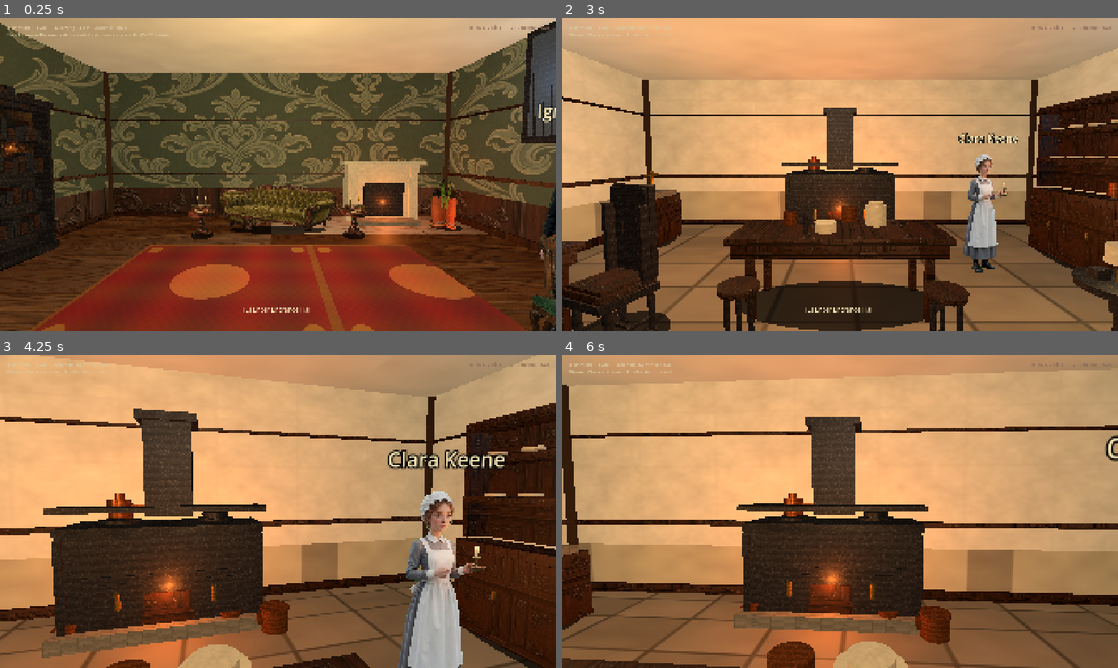
Above: before the commit, frames 1-4 (two rows, left to right).
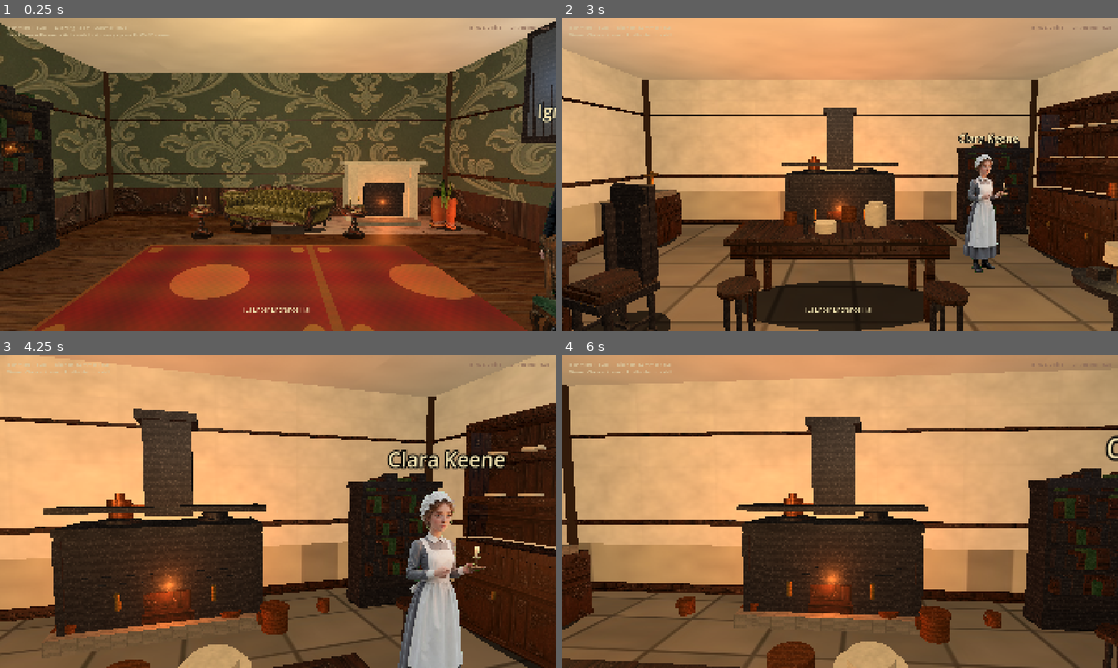
Above: after the commit, the same moments.

Repository: drakewing-eng/aetheric-engine
Game: Godot game, scene res://scenes/fps_main.tscn
Two runs of this game, one before a commit and one after it. Both use one fixed random seed, a clock stepped at 60 frames per second and the inputs below.
Inputs (mouse positions are in pixels of both pictures, inside the frame that each line leads up to):
- Up to frame 1 (0.25 s): no input
- Up to frame 2 (3 s): tap Enter at 0.5 s; move the mouse to (867, 174) at 0.52 s; hold E (interact) 0.53-1.28 s; hold W (move_forward) from 0.53 s (still down); click (867, 174) at 0.67 s; move the mouse to (812, 174) at 1.27 s; tap E (interact) at 1.35, 2, 2.85 s; move the mouse to (851, 168) at 2.02 s; hold E (interact) 2.03-2.78 s; move the mouse to (834, 180) at 2.77 s; click (834, 180) at 2.92 s
- Up to frame 3 (4.25 s): keep holding W (move_forward); move the mouse to (316, 514) at 3.52 s; hold E (interact) from 3.53 s (still down)
- Up to frame 4 (6 s): tap Enter at 4.25 s; move the mouse to (795, 508) at 4.27 s; release E (interact) at 4.28 s; tap E (interact) at 4.35, 5.85 s; tap Space at 5 s; move the mouse to (845, 511) at 5.02 s; hold E (interact) 5.03-5.78 s; click (845, 511) at 5.17 s; move the mouse to (817, 505) at 5.77 s; release W (move_forward) at 5.78 s; hold D (move_right) from 5.78 s (still down)

The runs differ from the first frame. In frame 1, 0.1% of the frame differs, in the area x 0-8%, y 24-68%; in frame 2, 3.3%; in frame 3, 7.8%; in frame 4, 11%, in the area x 20-100%, y 36-100%.

Commit message:
visual loop 3: mesh plants sphere canopy, tool rack tools, morning+kitchen density, iron/leaf mat fix

Diff:
--- a/aetheric-engine-godot/scripts/fps_props.gd
+++ b/aetheric-engine-godot/scripts/fps_props.gd
@@ -566,14 +566,33 @@
 	return root
 
 static func _make_tool_rack(_prop: Dictionary) -> Node3D:
+	## Wall rack with hanging hammers, wrenches, tongs — not bare iron bars.
 	var root := Node3D.new()
 	root.name = "ToolRack"
-	_add_box(root, Vector3(0, 1.1, 0), Vector3(1.4, 0.08, 0.12), MAHOGANY_DARK, true, 0.5)
-	_add_box(root, Vector3(0, 0.5, 0), Vector3(1.4, 0.08, 0.12), MAHOGANY_DARK, true, 0.5)
-	for i in 5:
-		var x := -0.5 + i * 0.25
-		_add_box(root, Vector3(x, 0.85, 0.02), Vector3(0.04, 0.55, 0.04), IRON, false, 0.4)
-		_add_box(root, Vector3(x, 1.15, 0.05), Vector3(0.08, 0.04, 0.18), IRON.lightened(0.1), false, 0.4)
+	_add_box(root, Vector3(0, 1.35, 0), Vector3(1.55, 0.1, 0.1), MAHOGANY_DARK, true, 0.5)
+	_add_box(root, Vector3(0, 0.55, 0), Vector3(1.55, 0.08, 0.1), MAHOGANY_DARK, true, 0.5)
+	_add_box(root, Vector3(-0.72, 0.95, 0), Vector3(0.08, 0.9, 0.08), MAHOGANY, true, 0.5)
+	_add_box(root, Vector3(0.72, 0.95, 0), Vector3(0.08, 0.9, 0.08), MAHOGANY, true, 0.5)
+	# Pegs + tools
+	for i in 6:
+		var x := -0.55 + i * 0.22
+		_add_cylinder(root, Vector3(x, 1.28, 0.08), 0.015, 0.1, OAK, false, 0.55)
+		# tool shaft
+		_add_box(root, Vector3(x, 0.95, 0.1), Vector3(0.035, 0.55, 0.035), Color(0.25, 0.18, 0.1), false, 0.55)
+		# tool head (alternate hammer / wrench / tongs silhouette)
+		if i % 3 == 0:
+			_add_box(root, Vector3(x, 0.68, 0.12), Vector3(0.16, 0.08, 0.08), IRON, false, 0.4)
+		elif i % 3 == 1:
+			_add_box(root, Vector3(x, 0.7, 0.14), Vector3(0.12, 0.05, 0.18), IRON.lightened(0.08), false, 0.4)
+			_add_box(root, Vector3(x + 0.04, 0.66, 0.2), Vector3(0.04, 0.1, 0.04), IRON, false, 0.4)
+		else:
+			_add_box(root, Vector3(x, 0.72, 0.12), Vector3(0.08, 0.04, 0.14), IRON, false, 0.4)
+			_add_box(root, Vector3(x - 0.05, 0.68, 0.18), Vector3(0.04, 0.08, 0.04), IRON, false, 0.4)
+			_add_box(root, Vector3(x + 0.05, 0.68, 0.18), Vector3(0.04, 0.08, 0.04), IRON, false, 0.4)
+	# Lower shelf with spare bolts / copper bits
+	_add_cylinder(root, Vector3(-0.35, 0.62, 0.08), 0.04, 0.08, COPPER, false, 0.35, true)
+	_add_cylinder(root, Vector3(-0.2, 0.62, 0.08), 0.035, 0.07, BRASS, false, 0.3, true)
+	_add_box(root, Vector3(0.25, 0.62, 0.08), Vector3(0.2, 0.04, 0.1), IRON, false, 0.45)
 	return root
 
 static func _make_crate(prop: Dictionary) -> Node3D:
@@ -689,28 +708,56 @@
 	root.name = "Plant"
 	var scale: float = prop.get("scale", 1.0)
 	var tall: bool = prop.get("tall", false)
-	# Terracotta pot with rim
+	# Leaf palette biased so auto-mat never picks iron/velvet
+	var leaf_a := Color(0.28, 0.48, 0.22)
+	var leaf_b := Color(0.2, 0.38, 0.16)
+	var leaf_c := Color(0.34, 0.52, 0.26)
+	var stem_col := Color(0.22, 0.32, 0.14)
+	# Terracotta pot with rim + soil
 	_add_cylinder(root, Vector3(0, 0.2 * scale, 0), 0.2 * scale, 0.36 * scale, CLAY, true, 0.72)
 	_add_cylinder(root, Vector3(0, 0.38 * scale, 0), 0.24 * scale, 0.05 * scale, CLAY.lightened(0.12), false, 0.7)
 	_add_cylinder(root, Vector3(0, 0.4 * scale, 0), 0.18 * scale, 0.04 * scale, Color(0.18, 0.12, 0.07), false)
 	# Stem
 	var stem_h := 0.55 * scale if tall else 0.28 * scale
-	_add_cylinder(root, Vector3(0, 0.42 * scale + stem_h * 0.5, 0), 0.03 * scale, stem_h, LEAF_DARK, false, 0.85)
-	# Canopy of overlapping leaf blobs at varied offsets
+	_add_cylinder(root, Vector3(0, 0.42 * scale + stem_h * 0.5, 0), 0.028 * scale, stem_h, stem_col, false, 0.9)
+	# Canopy: many small spheres/disks at offsets (bushier, less “stacked can”)
 	var base_y := 0.55 * scale + stem_h * 0.55
 	var blobs: Array = [
-		[Vector3(0, base_y, 0), 0.32 * scale, 0.38 * scale, LEAF],
-		[Vector3(0.16 * scale, base_y + 0.08 * scale, 0.05 * scale), 0.22 * scale, 0.28 * scale, LEAF_DARK],
-		[Vector3(-0.14 * scale, base_y + 0.05 * scale, -0.1 * scale), 0.2 * scale, 0.26 * scale, LEAF.lightened(0.08)],
-		[Vector3(0.05 * scale, base_y + 0.18 * scale, -0.08 * scale), 0.18 * scale, 0.22 * scale, LEAF],
-		[Vector3(-0.08 * scale, base_y + 0.15 * scale, 0.12 * scale), 0.16 * scale, 0.2 * scale, LEAF_DARK],
+		[Vector3(0, base_y, 0), 0.28 * scale, 0.22 * scale, leaf_a],
+		[Vector3(0.14 * scale, base_y + 0.06 * scale, 0.08 * scale), 0.18 * scale, 0.16 * scale, leaf_b],
+		[Vector3(-0.12 * scale, base_y + 0.04 * scale, -0.1 * scale), 0.17 * scale, 0.15 * scale, leaf_c],
+		[Vector3(0.08 * scale, base_y + 0.14 * scale, -0.06 * scale), 0.15 * scale, 0.14 * scale, leaf_a],
+		[Vector3(-0.1 * scale, base_y + 0.12 * scale, 0.1 * scale), 0.14 * scale, 0.13 * scale, leaf_b],
+		[Vector3(0.02 * scale, base_y + 0.2 * scale, 0.02 * scale), 0.16 * scale, 0.14 * scale, leaf_c],
+		[Vector3(0.18 * scale, base_y - 0.02 * scale, -0.04 * scale), 0.12 * scale, 0.12 * scale, leaf_a],
+		[Vector3(-0.16 * scale, base_y - 0.04 * scale, 0.06 * scale), 0.13 * scale, 0.12 * scale, leaf_b],
 	]
 	if tall:
-		blobs.append([Vector3(0.0, base_y + 0.35 * scale, 0.0), 0.2 * scale, 0.28 * scale, LEAF_DARK])
-		blobs.append([Vector3(0.1 * scale, base_y + 0.42 * scale, 0.05 * scale), 0.14 * scale, 0.18 * scale, LEAF])
+		blobs.append([Vector3(0.0, base_y + 0.32 * scale, 0.0), 0.18 * scale, 0.16 * scale, leaf_b])
+		blobs.append([Vector3(0.1 * scale, base_y + 0.4 * scale, 0.04 * scale), 0.12 * scale, 0.12 * scale, leaf_a])
+		blobs.append([Vector3(-0.08 * scale, base_y + 0.38 * scale, -0.05 * scale), 0.11 * scale, 0.11 * scale, leaf_c])
 	for b in blobs:
-		_add_cylinder(root, b[0], b[1], b[2], b[3], false, 0.92)
-	return root
+		_add_sphere_blob(root, b[0], float(b[1]), b[3])
+	_add_contact_shadow(root, 0.22 * scale, 0.22 * scale)
+	return root
+
+
+static func _add_sphere_blob(parent: Node3D, pos: Vector3, radius: float, color: Color) -> void:
+	## Soft foliage mass — sphere mesh, untextured leaf color (no iron/velvet).
+	var mi := MeshInstance3D.new()
+	var mesh := SphereMesh.new()
+	mesh.radius = radius
+	mesh.height = radius * 1.55
+	mesh.radial_segments = 10
+	mesh.rings = 6
+	mi.mesh = mesh
+	var mat := StandardMaterial3D.new()
+	mat.albedo_color = color
+	mat.roughness = 0.92
+	mat.shading_mode = BaseMaterial3D.SHADING_MODE_PER_PIXEL
+	mi.material_override = mat
+	mi.position = pos
+	parent.add_child(mi)
 
 static func _make_coat_stand(_prop: Dictionary) -> Node3D:
 	## Turned hall tree with brass hooks — 1850s entrance hall staple.
@@ -1109,8 +1156,11 @@
 		tex_path = TEX_BRASS
 		metallic = 0.7
 		mat.roughness = minf(roughness, 0.4)
-	# Iron / dark metal
-	elif color.r < 0.32 and color.g < 0.32 and color.b < 0.35 and color.v < 0.35:
+	# Iron / dark metal (exclude plant greens — LEAF_DARK was matching iron)
+	elif (
+		color.r < 0.32 and color.g < 0.32 and color.b < 0.35 and color.v < 0.35
+		and color.g <= color.r + 0.04
+	):
 		tex_path = TEX_IRON
 		metallic = 0.65
 		mat.roughness = minf(roughness, 0.55)
--- a/aetheric-engine-godot/scripts/fps_rooms.gd
+++ b/aetheric-engine-godot/scripts/fps_rooms.gd
@@ -343,8 +343,15 @@
 			{"kind": "bookshelf", "pos": [-3.5, 0.0, 1.2], "yaw": 90.0, "width": 1.2, "height": 2.0},
 			{"kind": "plant", "pos": [3.2, 0.0, 2.2], "scale": 0.95,
 				"texture": "res://assets/props/plants/plant_fern.png", "width": 0.75, "height": 1.15},
+			{"kind": "plant", "pos": [-2.5, 0.0, -2.8], "scale": 0.85},
 			{"kind": "stool", "pos": [1.2, 0.0, -1.2], "yaw": -20.0},
 			{"kind": "crate", "pos": [-2.8, 0.0, 2.5], "scale": 0.55},
+			# North wall dressing — period density (was empty expanse)
+			{"kind": "fireplace", "pos": [0.0, 0.0, -3.75], "yaw": 0.0},
+			{"kind": "armchair", "pos": [1.2, 0.0, -2.4], "yaw": -20.0, "fabric": Color(0.5, 0.35, 0.28)},
+			{"kind": "side_table", "pos": [-1.0, 0.0, -2.6], "yaw": 10.0},
+			{"kind": "chair", "pos": [-2.2, 0.0, -0.5], "yaw": 70.0, "fabric": Color(0.45, 0.42, 0.5)},
+			{"kind": "copper_pot", "pos": [3.0, 0.0, -0.5], "scale": 0.55},
 			{
 				"kind": "rug",
 				"pos": [0.0, 0.0, 0.0],
@@ -552,6 +559,13 @@
 			{"kind": "side_table", "pos": [-2.2, 0.0, -0.5], "yaw": 5.0},
 			{"kind": "chair", "pos": [2.0, 0.0, -0.2], "yaw": 160.0, "fabric": Color(0.45, 0.32, 0.2)},
 			{"kind": "copper_pot", "pos": [2.4, 0.0, -1.4], "scale": 0.7},
+			# North wall / shelf density (was empty plaster expanse behind range view)
+			{"kind": "bookshelf", "pos": [-3.2, 0.0, 3.3], "yaw": 180.0, "width": 1.3, "height": 1.8},
+			{"kind": "copper_pot", "pos": [2.0, 0.0, 3.2], "scale": 0.75},
+			{"kind": "copper_pot", "pos": [-2.0, 0.0, 3.15], "scale": 0.6},
+			{"kind": "crate", "pos": [3.4, 0.0, -0.5], "scale": 0.65},
+			{"kind": "stool", "pos": [-2.5, 0.0, 2.0], "yaw": 40.0},
+			{"kind": "side_table", "pos": [1.5, 0.0, -2.5], "yaw": 0.0},
 		],
 		"doors": [
 			{
